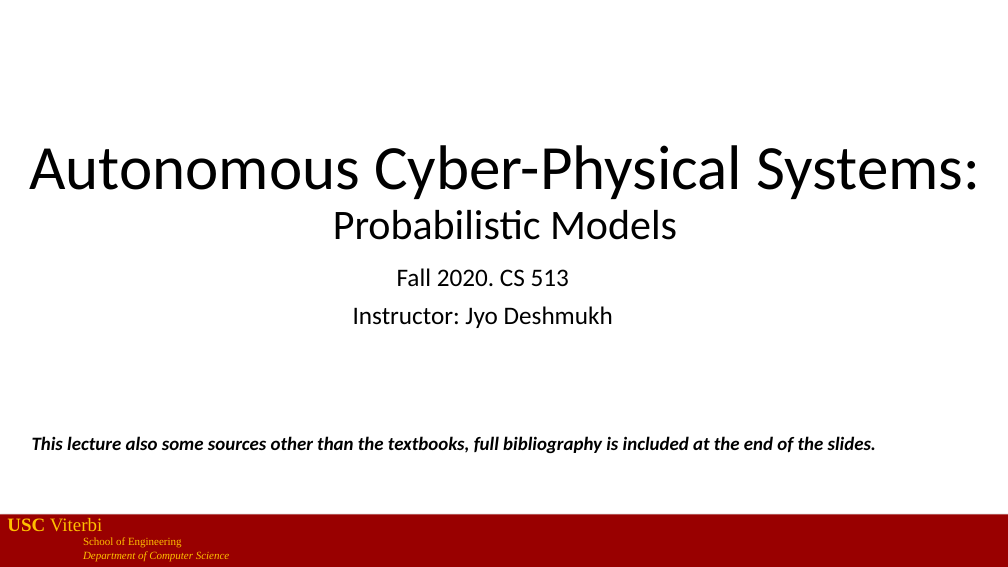
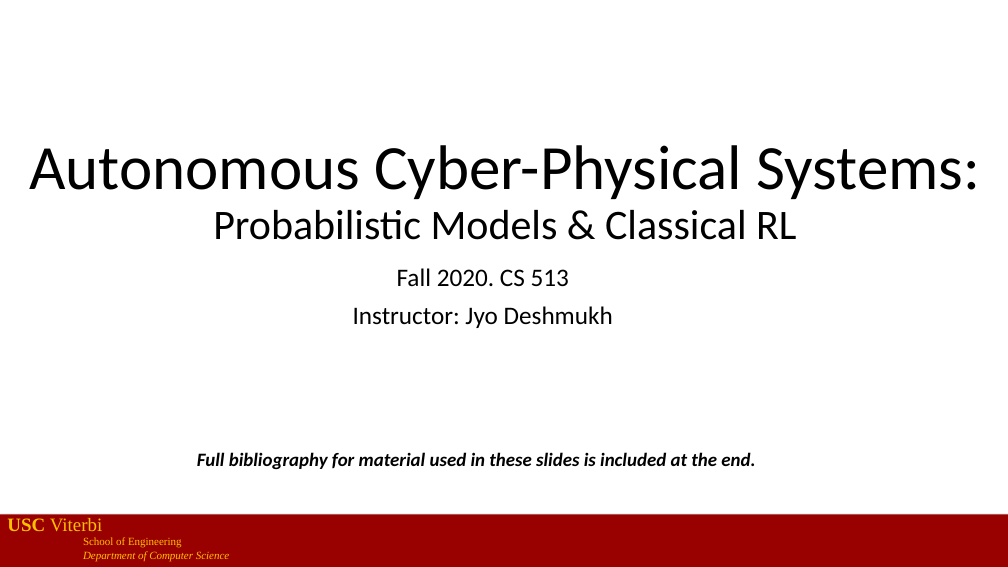
Before and after one commit to jdeshmukh/jdeshmukh.github.io, a slide deck: slide 1 of teaching/cs513-autocps-fall-2020/lecture8-Probabilistic-Models.pptx. Drawn at 1008x567 pixels with LibreOffice and Linux fonts; fonts in the diff are those of the drawing. Boxes give left, top, right and bottom in pixels: in the first picture for what was removed or moved away, otherwise in the second. Text is boxed around its words. In the diff, an @@ line names an element or a change of style, - is before the commit and + after.

```diff
--- a/teaching/cs513-autocps-fall-2020/lecture8-Probabilistic-Models.pptx
+++ b/teaching/cs513-autocps-fall-2020/lecture8-Probabilistic-Models.pptx
@@ title at (x1=29, y1=145, x2=981, y2=240): text changed @@
-Autonomous Cyber-Physical Systems:
-Probabilistic Models
+Autonomous Cyber-Physical Systems:
+Probabilistic Models & Classical RL
@@ text at (x1=197, y1=452, x2=755, y2=470): text changed @@
-This lecture also some sources other than the textbooks, full bibliography is included at the end of the slides.
+Full bibliography for material used in these slides is included at the end.
```
Also in this commit, not shown: 5 other slides changed, 33 slides added, 2 slides removed, 1 other file.
